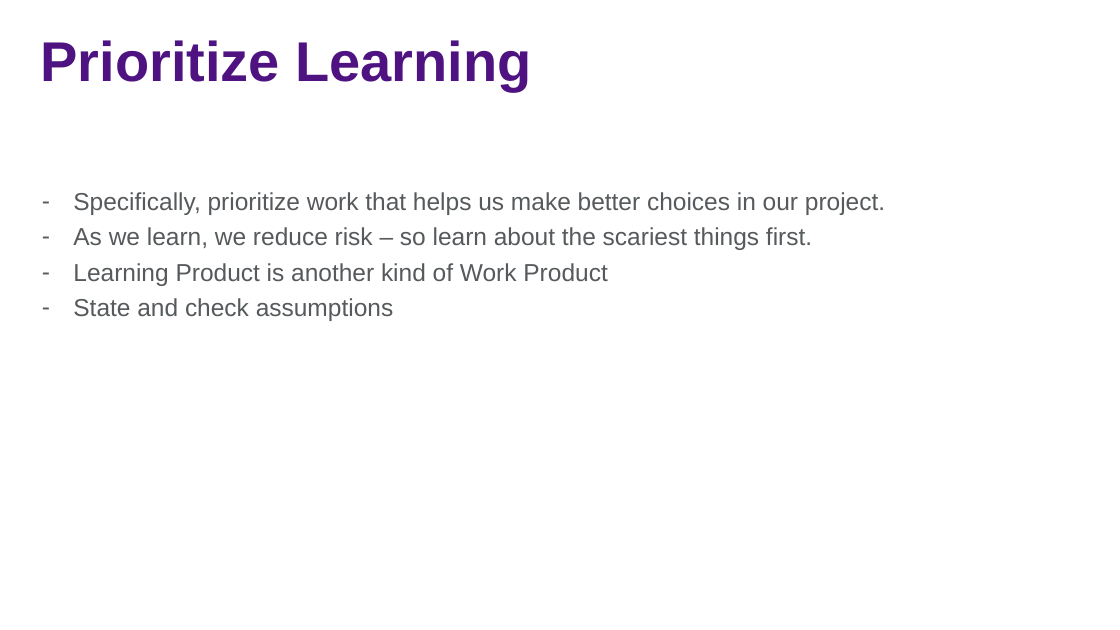
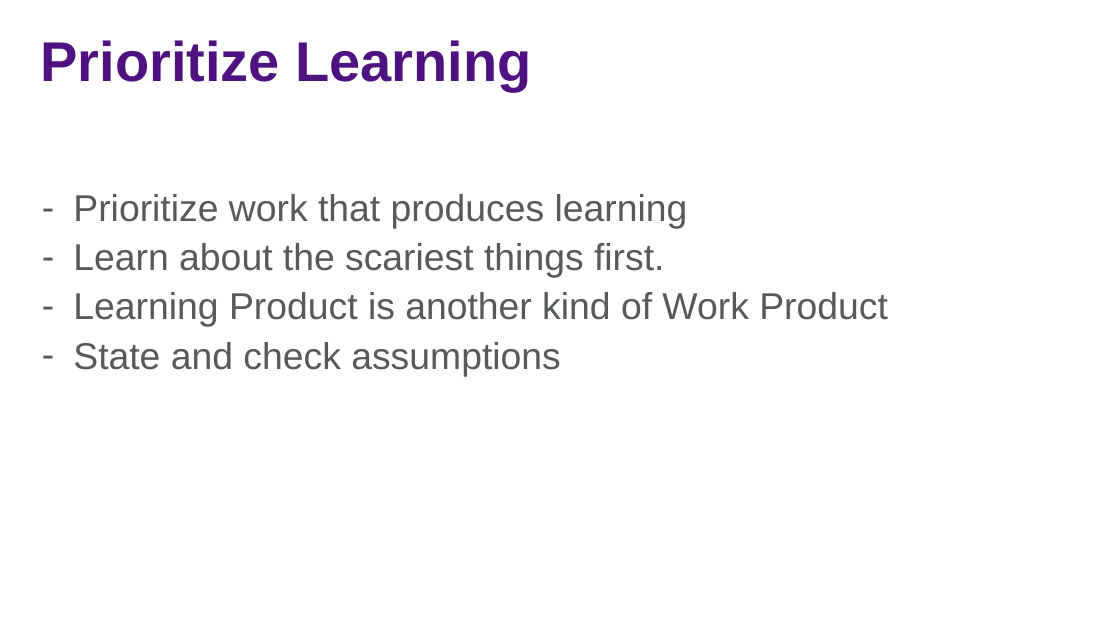
Before and after one commit to jasonjwood/presentations, a slide deck: slide 16 of InFusion2016 - Getting It Done - Jason Wood.pptx (slide 14 before the commit). Drawn at 1120x630 pixels with LibreOffice and Linux fonts; fonts in the diff are those of the drawing; background and template pictures are left out. Boxes give left, top, right and bottom in pixels: in the first picture for what was removed or moved away, otherwise in the second. Text is boxed around its words. In the diff, an @@ line names an element or a change of style, - is before the commit and + after.

```diff
--- a/InFusion2016 - Getting It Done - Jason Wood.pptx
+++ b/InFusion2016 - Getting It Done - Jason Wood.pptx
@@ text at (73,194,688,278): text changed; size 21 to 32 pt @@
-– Specifically, prioritize work that helps us make better choices in our project.
-– As we learn, we reduce risk – so learn about the scariest things first.
+– Prioritize work that produces learning
+– Learn about the scariest things first.
@@ text at (73,292,888,376): size 21 to 32 pt in "Learning Product is another kind of Work ...", "State and check assumptions" @@
```
Also in this commit, not shown: 9 other slides changed, 2 slides added.
